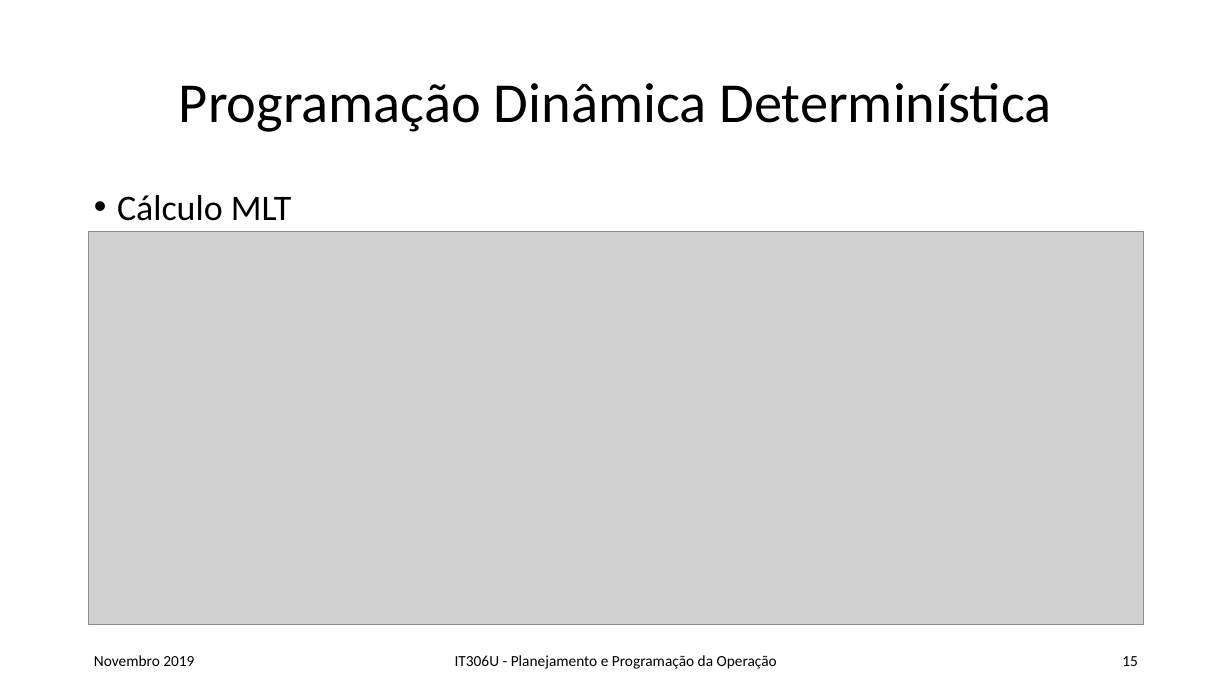
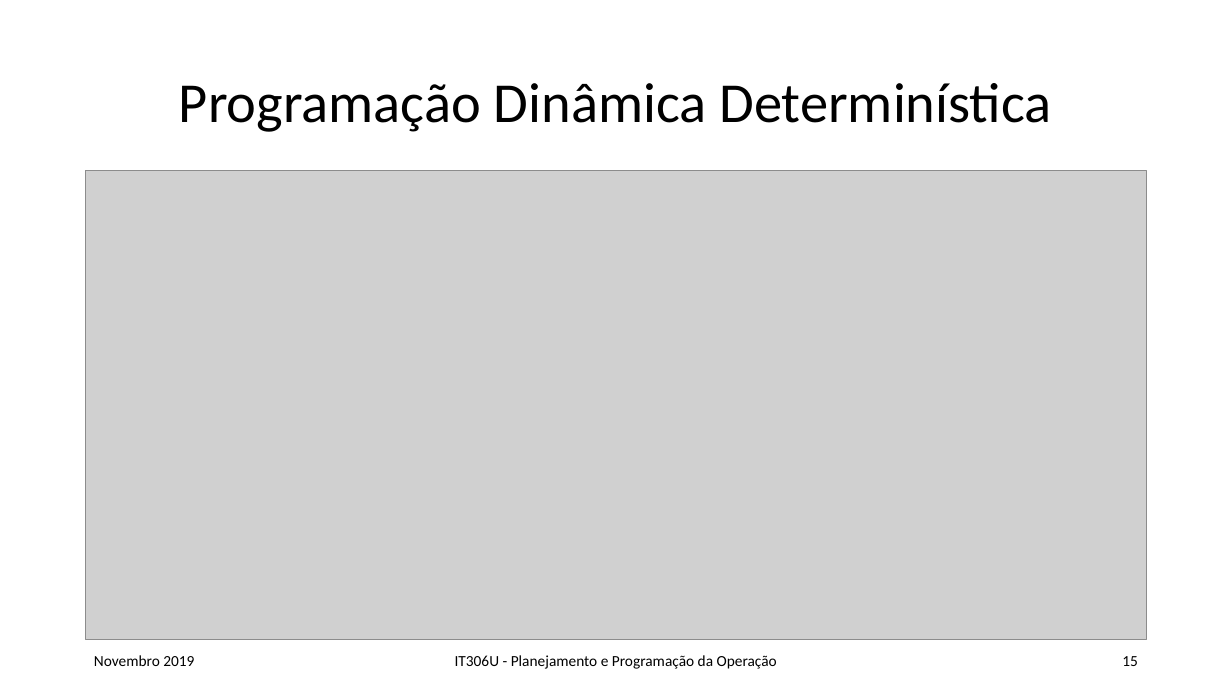
Before and after one commit to 1217720084/dynamic-programming-hydrothermal-scheduling, a slide deck: slide 15 of Rel_slides_rev1.pptx. Drawn at 1232x693 pixels with LibreOffice and Linux fonts; fonts in the diff are those of the drawing; grey boxes stand for pictures. Boxes give left, top, right and bottom in pixels: in the first picture for what was removed or moved away, otherwise in the second. Text is boxed around its words. In the diff, an @@ line names an element or a change of style, - is before the commit and + after.

```diff
--- a/Rel_slides_rev1.pptx
+++ b/Rel_slides_rev1.pptx
@@ picture: place and size @@
-picture at bbox=[89, 232, 1143, 625]
+picture at bbox=[86, 171, 1146, 640]
@@ text removed at bbox=[117, 195, 292, 221] @@
-• Cálculo MLT
```
Also in this commit, not shown: 1 other slide changed, 1 slide added, 1 slide removed.
